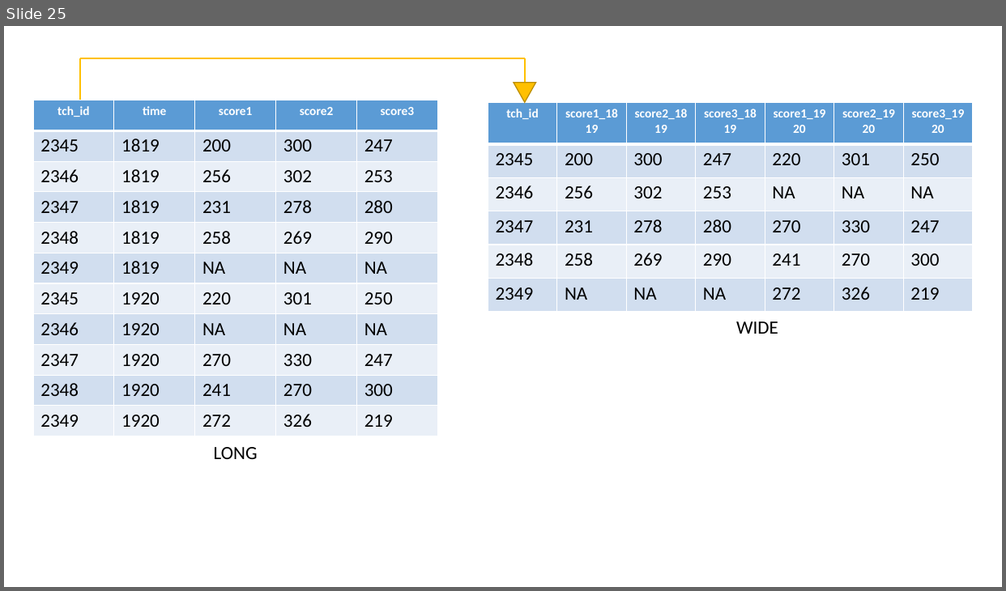
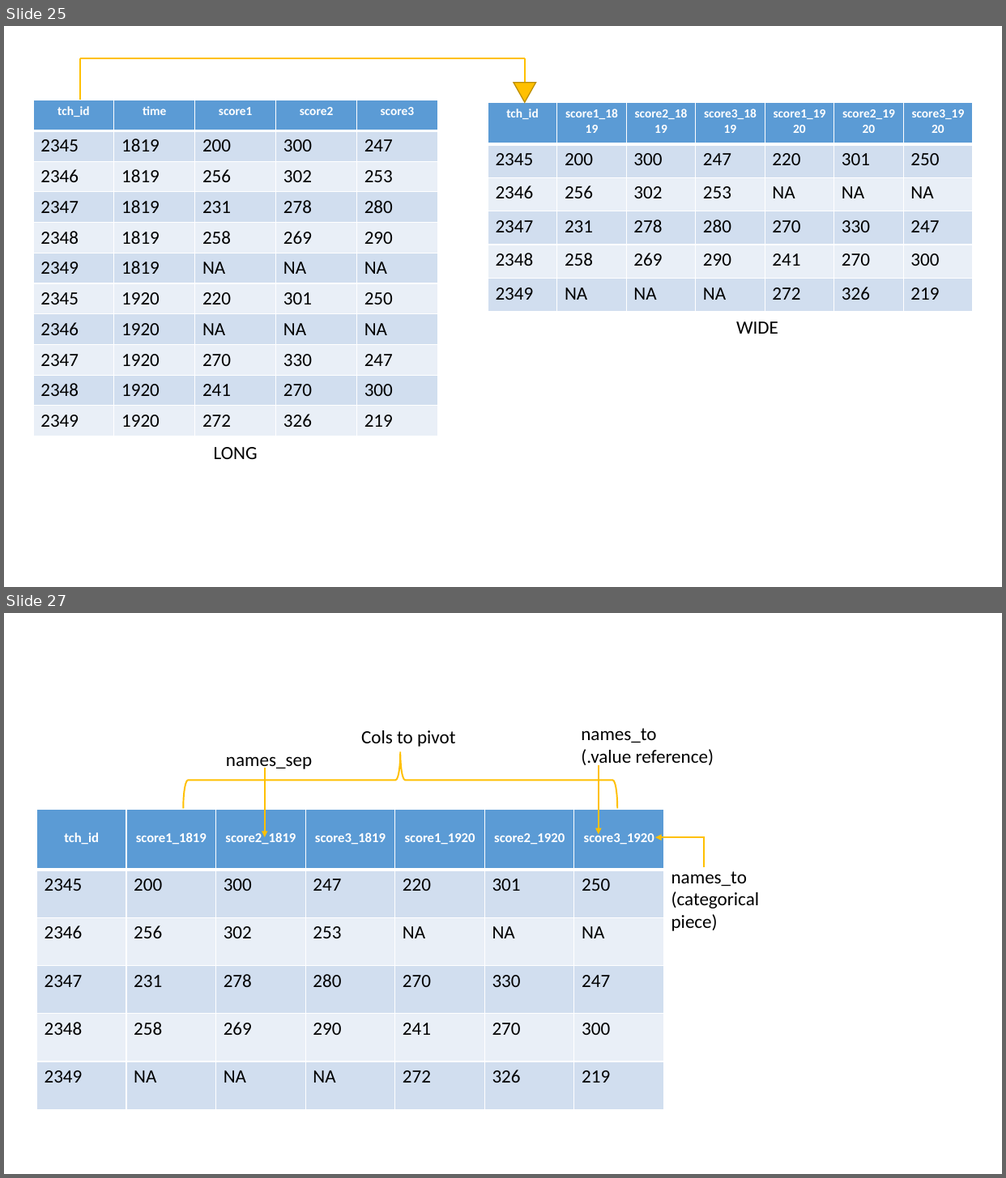
Before and after one commit to Cghlewis/schoen-workshop-series, a slide deck: rslides/img/syntax.pptx. Shown one above the other, each under a label of ours: slide 25 before the commit, slides 25 and 27 after it; the slides between them are not shown. The pictures are 1006x591 and 1006x1178 pixels, drawn with LibreOffice and Linux fonts; fonts in the diff are those of the drawing. Boxes give left, top, right and bottom in pixels: in the first picture for what was removed or moved away, otherwise in the second. Text is boxed around its words. In the diff, an @@ line names an element or a change of style, - is before the commit and + after.

```diff
--- a/rslides/img/syntax.pptx
+++ b/rslides/img/syntax.pptx
@@ slide 27 added at bbox=[4, 613, 1002, 1174], background #FFFFFF @@
@@ text added at bbox=[361, 730, 456, 747], 18 pt, text #000000 @@
+Cols to pivot
@@ text added at bbox=[581, 728, 714, 769], 18 pt, text #000000 @@
+names_to
+(.value reference)
@@ right brace added at bbox=[184, 752, 618, 808], outline #FFC000 1.5 pt @@
@@ text added at bbox=[226, 756, 312, 771], 18 pt, text #000000 @@
+names_sep
@@ arrow added from (265, 768) to (265, 837), #FFC000 1.5 pt @@
@@ arrow added from (599, 765) to (599, 835), #FFC000 1.5 pt @@
@@ table added at bbox=[37, 810, 666, 1110], 6 rows, 7 columns @@
+tch_id | score1_1819 | score2_1819 | score3_1819 | score1_1920 | score2_1920 | score3_1920
+2345 | 200 | 300 | 247 | 220 | 301 | 250
+2346 | 256 | 302 | 253 | NA | NA | NA
+2347 | 231 | 278 | 280 | 270 | 330 | 247
+2348 | 258 | 269 | 290 | 241 | 270 | 300
+2349 | NA | NA | NA | 272 | 326 | 219
@@ elbow arrow added from (703, 867) to (655, 837), #FFC000 1.5 pt @@
@@ text added at bbox=[671, 871, 760, 931], 18 pt, text #000000 @@
+names_to (categorical piece)
```
Also in this commit, not shown: 3 other slides added, 6 other files.
